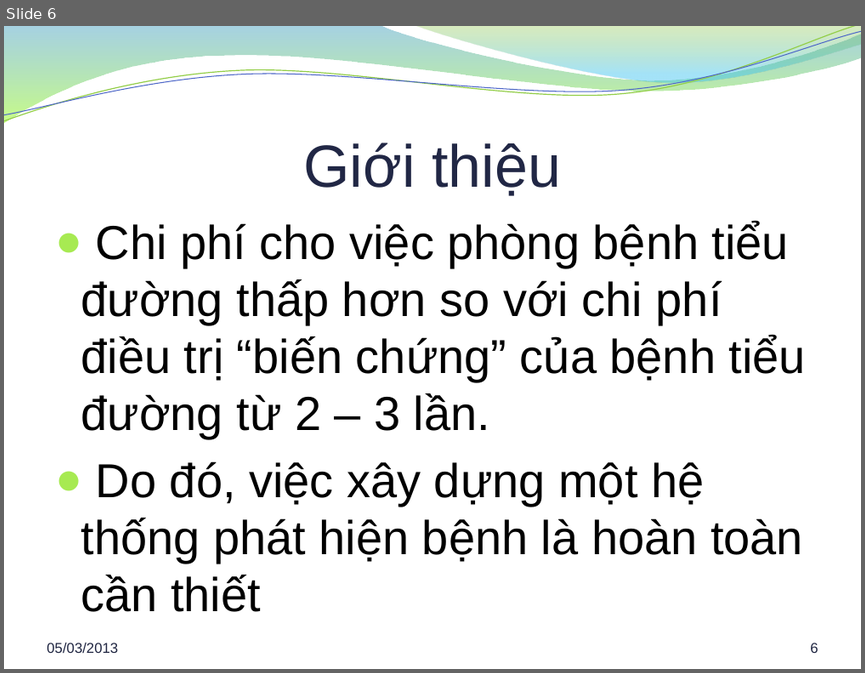
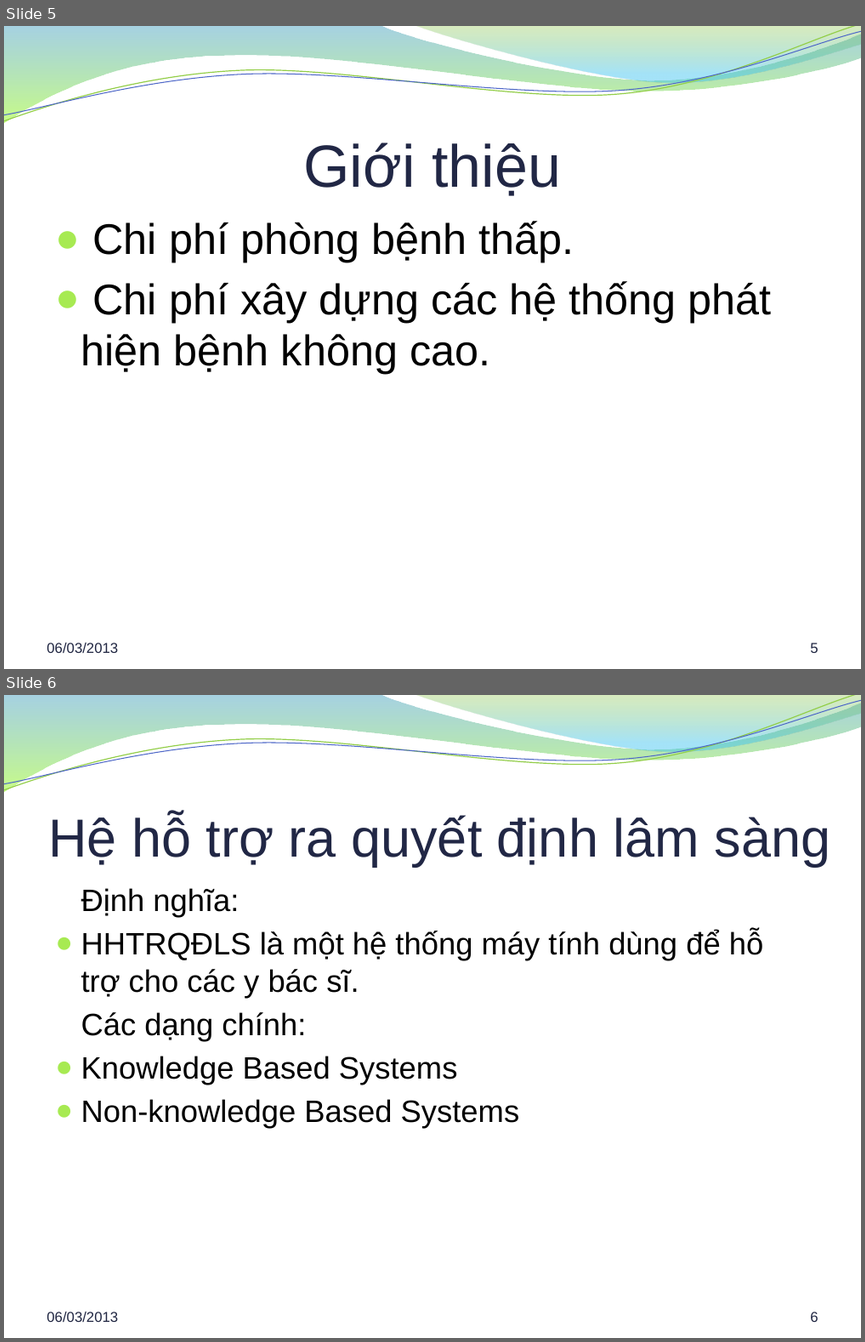
Before and after one commit to hung94it/benhvien, a slide deck: Diabetes/Documents/Report/Bao cao khoa luan.pptx. Shown one above the other, each under a label of ours: slide 6 before the commit, slides 5 and 6 after it. The pictures are 865x673 and 865x1342 pixels, drawn with LibreOffice and Linux fonts; fonts in the diff are those of the drawing; background and template pictures are left out. Boxes give left, top, right and bottom in pixels: in the first picture for what was removed or moved away, otherwise in the second. Text is boxed around its words. In the diff, an @@ line names an element or a change of style, - is before the commit and + after.

```diff
--- a/Diabetes/Documents/Report/Bao cao khoa luan.pptx
+++ b/Diabetes/Documents/Report/Bao cao khoa luan.pptx
@@ slide 6 added at bbox=[4, 695, 861, 1338], background picture (left out); not listed: 4 template elements that a slide beside it also shows @@
@@ title added at bbox=[48, 815, 830, 867], 45 pt, text #212745 @@
+Hệ hỗ trợ ra quyết định lâm sàng
@@ text added at bbox=[81, 888, 763, 1128], 26 pt, text #000000 @@
+Định nghĩa:
+● HHTRQĐLS là một hệ thống máy tính dùng để hỗ trợ cho các y bác sĩ.
+Các dạng chính:
+● Knowledge Based Systems
+● Non-knowledge Based Systems
@@ text added at bbox=[46, 1311, 118, 1321], 12 pt, text #202542 @@
+06/03/2013
@@ page number added at bbox=[810, 1311, 817, 1321], 12 pt, text #202542 @@
+6
@@ what was slide 6 is now slide 5 @@
@@ slide 5 changed as well @@
@@ text at bbox=[81, 221, 772, 374]: text changed; size 40 to 36 pt @@
-● Chi phí cho việc phòng bệnh tiểu đường thấp hơn so với chi phí điều trị “biến chứng” của bệnh tiểu đường từ 2 – 3 lần.
-● Do đó, việc xây dựng một hệ thống phát hiện bệnh là hoàn toàn cần thiết
+● Chi phí phòng bệnh thấp.
+● Chi phí xây dựng các hệ thống phát hiện bệnh không cao.
@@ text at bbox=[46, 642, 118, 652]: text changed @@
-05/03/2013
+06/03/2013
@@ page number at bbox=[810, 642, 817, 652]: text changed @@
-6
+5
```
Also in this commit, not shown: 23 other slides changed, 3 other slides added, 5 slides removed, 3 other files.
